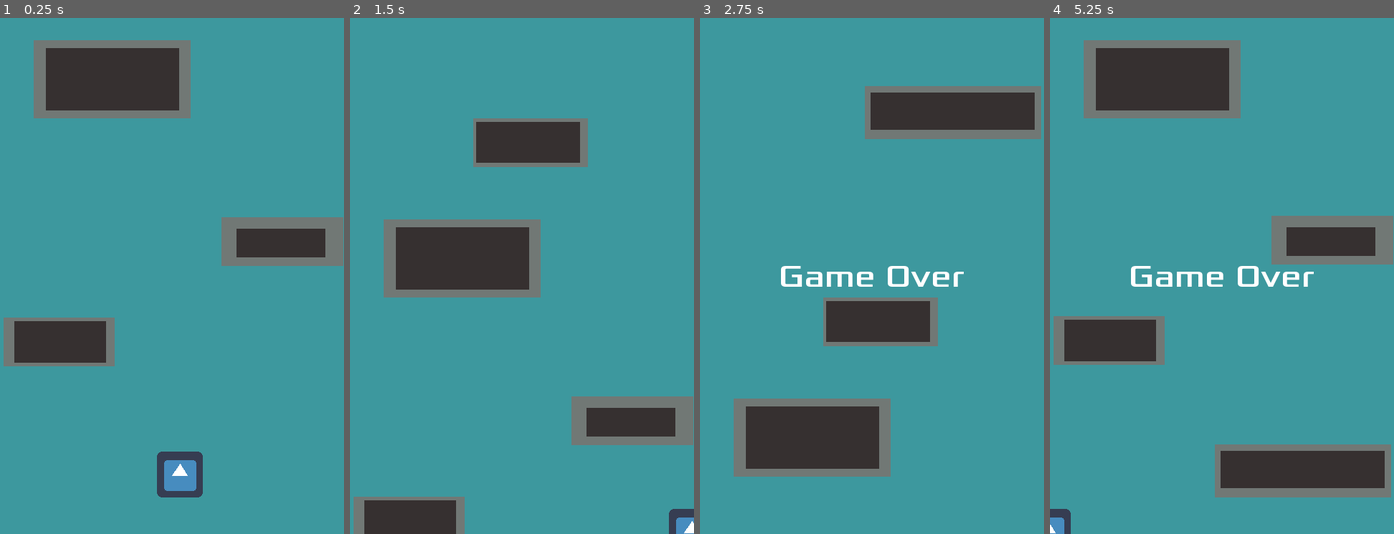
Above: before the commit, frames 1-4 (left to right).
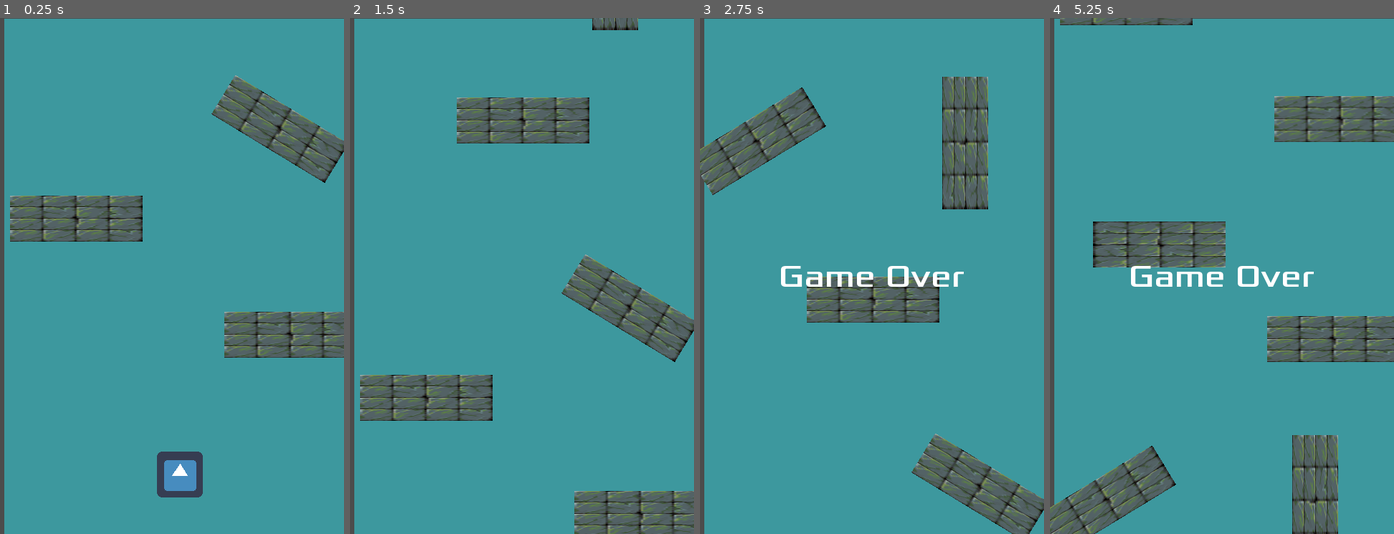
Above: after the commit, the same moments.

Repository: Harrison-Winters/Jet-Pack-Escape
Game: Godot game, scene res://Stage1.tscn
Two runs of this game, one before a commit and one after it. Both use one fixed random seed, a clock stepped at 60 frames per second and the inputs below. The engine's default icon, where the game draws it, is replaced by a stand-in: a white triangle on a blue panel in a dark square.
Inputs:
- Up to frame 1 (0.25 s): no input
- Up to frame 2 (1.5 s): hold Right (ui_right) 0.53-1.28 s; hold Down (ui_down) from 1.28 s (still down)
- Up to frame 3 (2.75 s): release Down (ui_down) at 2.03 s; hold Right (ui_right) from 2.03 s (still down)
- Up to frame 4 (5.25 s): release Right (ui_right) at 2.78 s; hold Up (ui_up) 2.78-3.53 s; hold Left (ui_left) 3.53-5.03 s; hold Down (ui_down) from 5.03 s (still down)

The runs differ from the first frame. In frame 1, 25% of the frame differs, in the area x 0-100%, y 0-100%; in frame 2, 29%; in frame 3, 27%; in frame 4, 34%.

Commit message:
Work on level design

Diff:
--- /dev/null
+++ b/Jetpack Escape/Obstacles.gd
@@ -0,0 +1,13 @@
+extends Node2D
+
+
+
+func _ready():
+	pass # Replace with function body.
+
+func _process(delta):
+	var velocity = Vector2.DOWN * 200
+	position += velocity * delta
+
+	if position.y > 800:
+		position.y = -500
--- /dev/null
+++ b/Jetpack Escape/Obstacles.tscn
@@ -0,0 +1,19 @@
+[gd_scene load_steps=3 format=2]
+
+[ext_resource path="res://art/png/TILE_1A.png" type="Texture" id=1]
+[ext_resource path="res://Obstacles.gd" type="Script" id=2]
+
+[node name="Obstacles" type="Node2D"]
+script = ExtResource( 2 )
+
+[node name="Wall1" type="StaticBody2D" parent="."]
+
+[node name="CollisionPolygon2D" type="CollisionPolygon2D" parent="Wall1"]
+position = Vector2( 385, 118 )
+scale = Vector2( 2.89063, 1 )
+polygon = PoolVector2Array( 32, 32, -32, 32, -32, -32, 32, -32 )
+
+[node name="Sprite" type="Sprite" parent="Wall1"]
+position = Vector2( 385, 118 )
+scale = Vector2( 2.89063, 1 )
+texture = ExtResource( 1 )
--- a/Jetpack Escape/Stage1.tscn
+++ b/Jetpack Escape/Stage1.tscn
@@ -5,6 +5,7 @@
 [ext_resource path="res://DeathZone.tscn" type="PackedScene" id=3]
 [ext_resource path="res://HUD.tscn" type="PackedScene" id=4]
 [ext_resource path="res://Stage1.gd" type="Script" id=5]
+[ext_resource path="res://Obstacles.tscn" type="PackedScene" id=6]
 
 [sub_resource type="PhysicsMaterial" id=3]
 
@@ -13,9 +14,6 @@
 
 [sub_resource type="RectangleShape2D" id=4]
 extents = Vector2( 87.3072, 34 )
-
-[sub_resource type="RectangleShape2D" id=1]
-extents = Vector2( 81, 31 )
 
 [node name="Stage1" type="Node2D"]
 script = ExtResource( 5 )
@@ -31,21 +29,21 @@
 script = ExtResource( 2 )
 
 [node name="CollisionShape2D" type="CollisionShape2D" parent="WallContainer/FallingWall1"]
-position = Vector2( 18.3125, -3 )
+position = Vector2( -407, 117 )
 shape = SubResource( 5 )
 
 [node name="ColorRect" type="ColorRect" parent="WallContainer/FallingWall1"]
-margin_left = -94.0
-margin_top = -53.0
-margin_right = 125.0
-margin_bottom = 56.0
+margin_left = -574.0
+margin_top = 46.0
+margin_right = -355.0
+margin_bottom = 155.0
 color = Color( 0.443137, 0.470588, 0.458824, 1 )
 
 [node name="Outline" type="ColorRect" parent="WallContainer/FallingWall1"]
-margin_left = -77.0
-margin_top = -42.0
-margin_right = 109.0
-margin_bottom = 45.0
+margin_left = -551.0
+margin_top = 26.0
+margin_right = -365.0
+margin_bottom = 130.0
 color = Color( 0.211765, 0.188235, 0.188235, 1 )
 
 [node name="FallingWall2" type="StaticBody2D" parent="WallContainer"]
@@ -54,91 +52,22 @@
 script = ExtResource( 2 )
 
 [node name="CollisionShape2D" type="CollisionShape2D" parent="WallContainer/FallingWall2"]
-position = Vector2( -2.5, 0 )
+position = Vector2( 468, 122 )
 scale = Vector2( 1.426, 1 )
 shape = SubResource( 4 )
 
 [node name="ColorRect" type="ColorRect" parent="WallContainer/FallingWall2"]
-margin_left = -125.0
-margin_top = -38.0
-margin_right = 121.0
-margin_bottom = 36.0
+margin_left = 332.0
+margin_top = 93.0
+margin_right = 578.0
+margin_bottom = 167.0
 color = Color( 0.443137, 0.470588, 0.458824, 1 )
 
 [node name="Outline" type="ColorRect" parent="WallContainer/FallingWall2"]
-margin_left = -117.0
-margin_top = -29.0
-margin_right = 112.0
-margin_bottom = 23.0
-color = Color( 0.211765, 0.188235, 0.188235, 1 )
-
-[node name="FallingWall3" type="StaticBody2D" parent="WallContainer"]
-position = Vector2( 406, 259 )
-physics_material_override = SubResource( 3 )
-script = ExtResource( 2 )
-
-[node name="CollisionShape2D" type="CollisionShape2D" parent="WallContainer/FallingWall3"]
-position = Vector2( 1.9375, 3 )
-shape = SubResource( 1 )
-
-[node name="ColorRect" type="ColorRect" parent="WallContainer/FallingWall3"]
-margin_left = -86.0
-margin_top = -28.0
-margin_right = 84.0
-margin_bottom = 40.0
-color = Color( 0.443137, 0.470588, 0.458824, 1 )
-
-[node name="Outline" type="ColorRect" parent="WallContainer/FallingWall3"]
-margin_left = -65.0
-margin_top = -12.0
-margin_right = 59.0
-margin_bottom = 28.0
-color = Color( 0.211765, 0.188235, 0.188235, 1 )
-
-[node name="FallingWall4" type="StaticBody2D" parent="WallContainer"]
-position = Vector2( 96, 399 )
-physics_material_override = SubResource( 3 )
-script = ExtResource( 2 )
-
-[node name="Collision" type="CollisionShape2D" parent="WallContainer/FallingWall4"]
-position = Vector2( -7.125, 3.75 )
-shape = SubResource( 1 )
-
-[node name="ColorRect" type="ColorRect" parent="WallContainer/FallingWall4"]
-margin_left = -80.0
-margin_top = -28.0
-margin_right = 75.0
-margin_bottom = 40.0
-color = Color( 0.443137, 0.470588, 0.458824, 1 )
-
-[node name="Outline" type="ColorRect" parent="WallContainer/FallingWall4"]
-margin_left = -65.0
-margin_top = -23.0
-margin_right = 63.0
-margin_bottom = 35.0
-color = Color( 0.211765, 0.188235, 0.188235, 1 )
-
-[node name="FallingWall5" type="StaticBody2D" parent="WallContainer"]
-position = Vector2( 250, -131 )
-physics_material_override = SubResource( 3 )
-script = ExtResource( 2 )
-
-[node name="CollisionShape2D" type="CollisionShape2D" parent="WallContainer/FallingWall5"]
-position = Vector2( 8, 7 )
-shape = SubResource( 1 )
-
-[node name="ColorRect" type="ColorRect" parent="WallContainer/FallingWall5"]
-margin_left = -67.0
-margin_top = -26.0
-margin_right = 93.0
-margin_bottom = 42.0
-color = Color( 0.443137, 0.470588, 0.458824, 1 )
-
-[node name="Outline" type="ColorRect" parent="WallContainer/FallingWall5"]
-margin_left = -63.0
-margin_top = -21.0
-margin_right = 82.0
-margin_bottom = 36.0
+margin_left = 399.0
+margin_top = 133.0
+margin_right = 628.0
+margin_bottom = 185.0
 color = Color( 0.211765, 0.188235, 0.188235, 1 )
 
 [node name="BackgroundLayer" type="CanvasLayer" parent="."]
@@ -148,6 +77,10 @@
 light_mask = 0
 anchor_right = 1.0
 anchor_bottom = 1.0
+margin_left = 6.0
+margin_top = 1.0
+margin_right = 6.0
+margin_bottom = 1.0
 color = Color( 0.239216, 0.596078, 0.619608, 1 )
 
 [node name="DeathZone" parent="." instance=ExtResource( 3 )]
@@ -155,3 +88,32 @@
 collision_layer = 0
 
 [node name="HUD" parent="." instance=ExtResource( 4 )]
+
+[node name="Obstacles" parent="." instance=ExtResource( 6 )]
+position = Vector2( 21, 274 )
+
+[node name="Obstacles2" parent="." instance=ExtResource( 6 )]
+position = Vector2( 11, -720 )
+
+[node name="Obstacles3" parent="." instance=ExtResource( 6 )]
+position = Vector2( 123, -196 )
+rotation = 0.546288
+z_index = 40
+
+[node name="Obstacles4" parent="." instance=ExtResource( 6 )]
+position = Vector2( -143, -275 )
+
+[node name="Obstacles5" parent="." instance=ExtResource( 6 )]
+position = Vector2( -310, -279 )
+rotation = -0.546288
+
+[node name="Obstacles6" parent="." instance=ExtResource( 6 )]
+position = Vector2( 488, -761 )
+rotation = 1.5708
+
+[node name="Obstacles7" parent="." instance=ExtResource( 6 )]
+position = Vector2( -278, 112 )
+
+[node name="Obstacles8" parent="." instance=ExtResource( 6 )]
+position = Vector2( 538, -616 )
+rotation = -3.14159
Not shown, added: Jetpack Escape/art/CHANGELOG.txt
Not shown, added: Jetpack Escape/art/LICENSE.txt
Not shown, added: Jetpack Escape/art/README.txt
Binary file added: Jetpack Escape/art/png/BRICK_1A.png
Not shown, added: Jetpack Escape/art/png/BRICK_1A.png.import
Binary file added: Jetpack Escape/art/png/BRICK_1B.png
Not shown, added: Jetpack Escape/art/png/BRICK_1B.png.import
Binary file added: Jetpack Escape/art/png/BRICK_2A.png
Not shown, added: Jetpack Escape/art/png/BRICK_2A.png.import
Binary file added: Jetpack Escape/art/png/BRICK_2B.png
Not shown, added: Jetpack Escape/art/png/BRICK_2B.png.import
Binary file added: Jetpack Escape/art/png/BRICK_3A.png
(and 433 more such lines)
